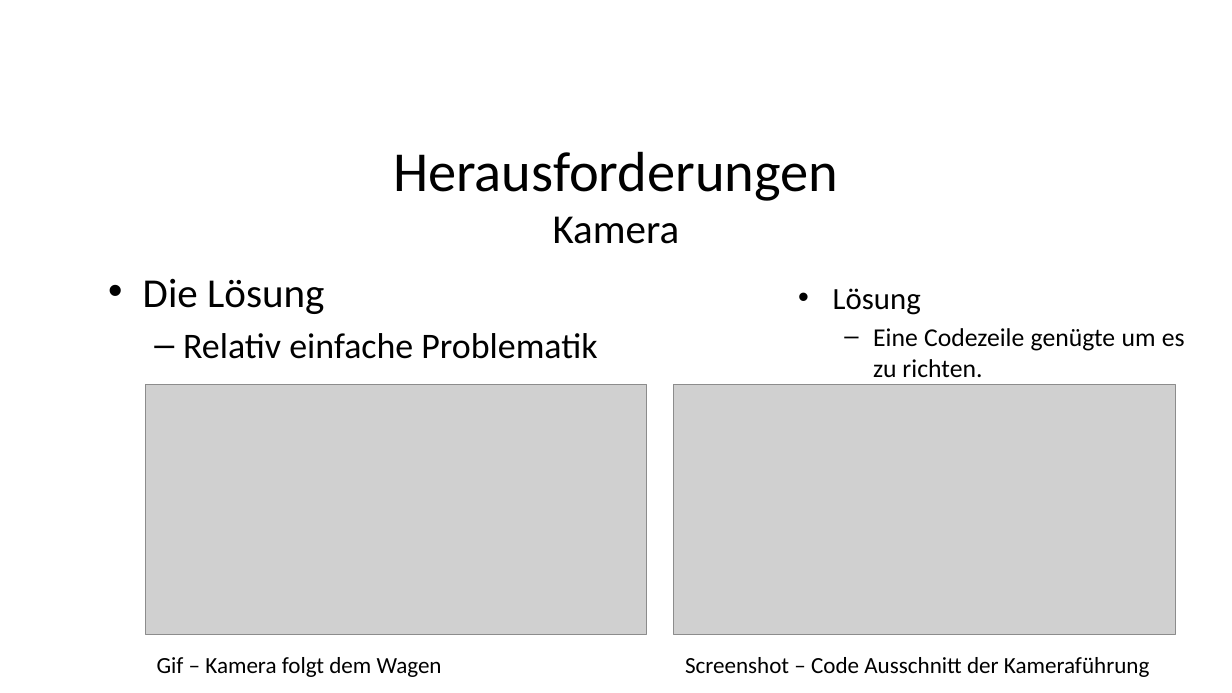
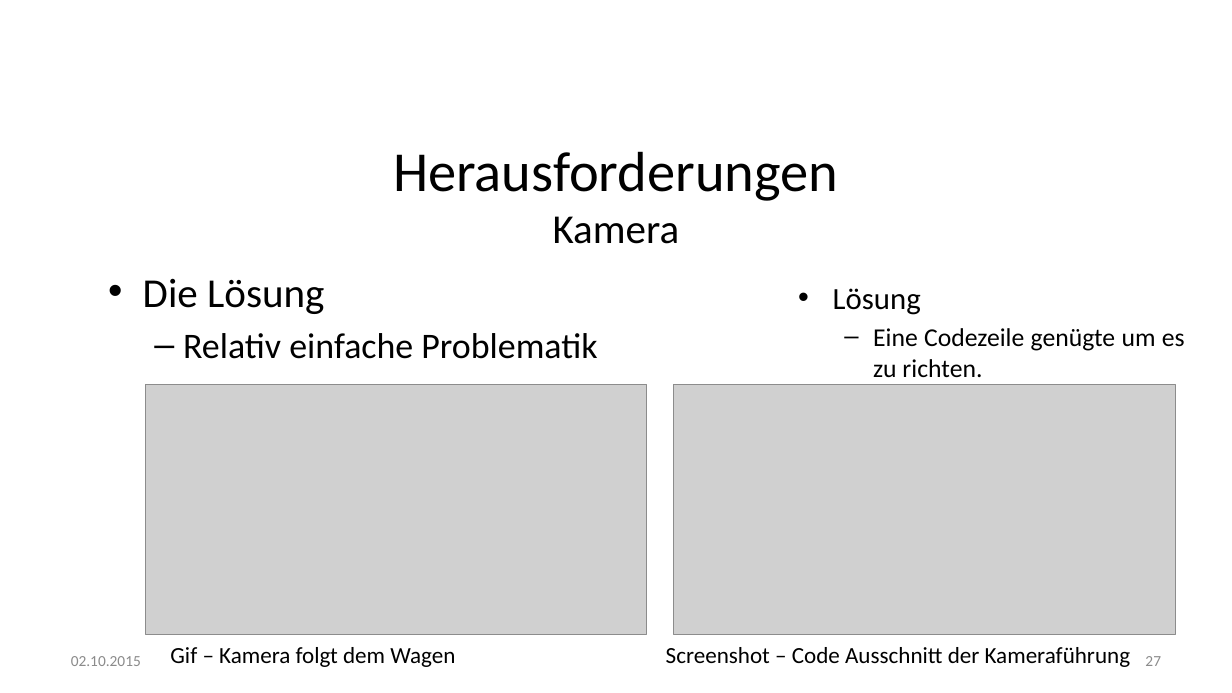
Before and after one commit to fdai3905/GDV2015, a slide deck: slide 27 of final/GDV - Finale Präsentation V0.9.pptx (slide 21 before the commit). Drawn at 1232x693 pixels with LibreOffice and Linux fonts; fonts in the diff are those of the drawing; grey boxes stand for pictures; background and template pictures are left out. Boxes give left, top, right and bottom in pixels: in the first picture for what was removed or moved away, otherwise in the second. Text is boxed around its words. In the diff, an @@ line names an element or a change of style, - is before the commit and + after.

```diff
--- a/final/GDV - Finale Präsentation V0.9.pptx
+++ b/final/GDV - Finale Präsentation V0.9.pptx
@@ text added at (x1=71, y1=656, x2=141, y2=666), 12 pt, text #8C8C8C @@
+02.10.2015
@@ text "Gif – Kamera folgt dem ..." moved from (x1=157, y1=657, x2=442, y2=677) to (x1=170, y1=647, x2=455, y2=667) @@
@@ text "Screenshot – Code Ausschnitt der ..." moved from (x1=685, y1=657, x2=1150, y2=677) to (x1=666, y1=647, x2=1131, y2=667) @@
@@ page number added at (x1=1145, y1=656, x2=1161, y2=666), 12 pt, text #8C8C8C @@
+27
```
Also in this commit, not shown: 31 other slides changed, 7 slides added, 44 other files.
